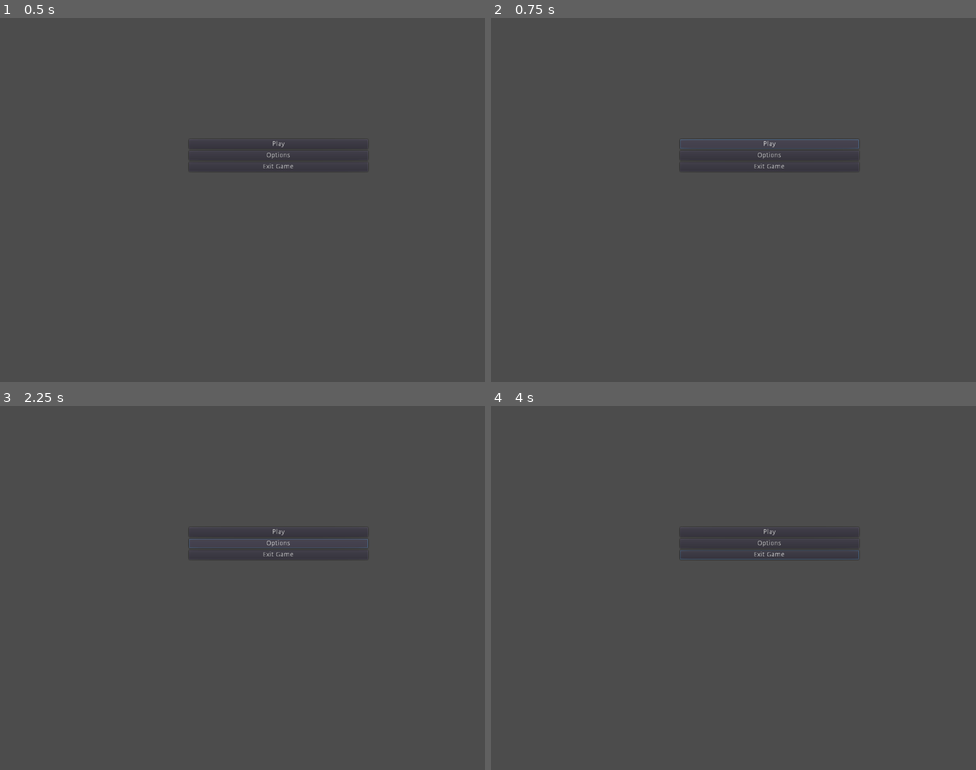
Above: before the commit, frames 1-4 (two rows, left to right).
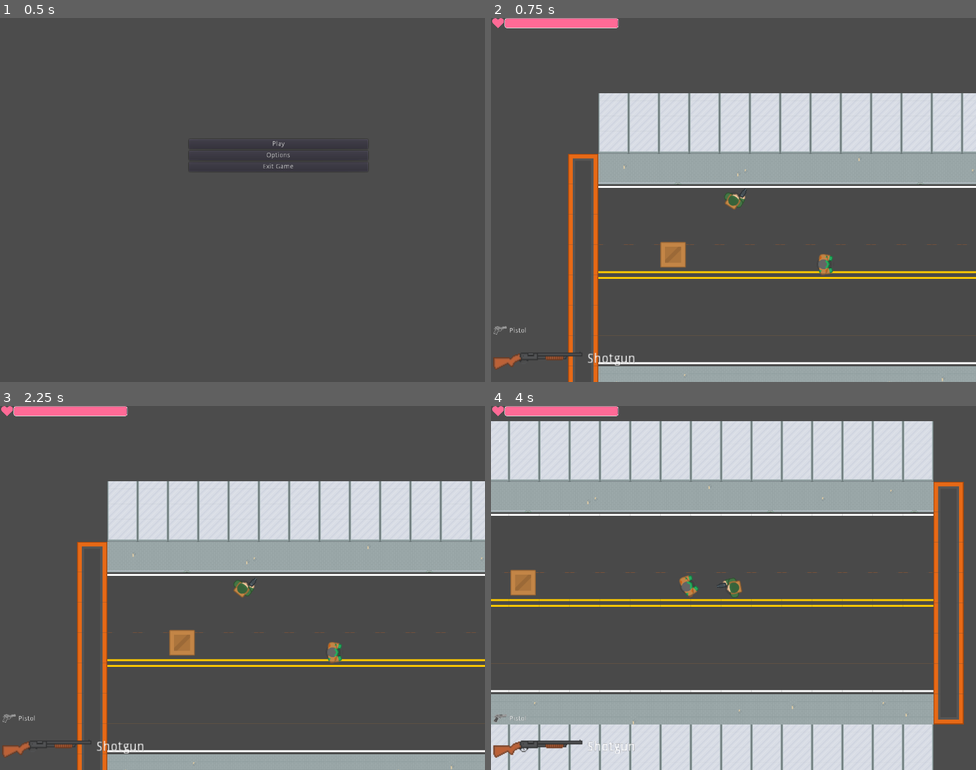
Above: after the commit, the same moments.

Repository: sindre0830/YAZG
Game: Godot game, scene res://Menu/MainMenu.tscn
Same seed, same stepped clock (60 frames per second), same inputs: the game is played once before the commit and once after it.
Inputs (mouse positions are in pixels of both pictures, inside the frame that each line leads up to):
- Up to frame 1 (0.5 s): no input
- Up to frame 2 (0.75 s): click "Play" at 0.5 s
- Up to frame 3 (2.25 s): click (276, 533) at 1.25 s, where only the run before the commit has a clickable "Play"; click (276, 544) at 2 s, where only the run before the commit has a clickable "Options"
- Up to frame 4 (4 s): move the mouse to (840, 569) at 2.77 s; hold Right (ui_right) 2.78-3.53 s; move the mouse to (636, 606) at 3.52 s; hold Down (ui_down) from 3.53 s (still down)

Frame 1 is identical in both runs. In frame 2, 28% of the frame differs, in the area x 0-100%, y 0-100%; in frame 3, 28%; in frame 4, 47%, in the area x 0-98%, y 0-100%.
Error before the commit: Assertion failed. (res://Menu/MainMenu.gd:5)

Commit message:
Removed bad dependencies

Diff:
--- a/Source/World/World.tscn
+++ b/Source/World/World.tscn
@@ -1,11 +1,10 @@
-[gd_scene load_steps=7 format=2]
+[gd_scene load_steps=6 format=2]
 
 [ext_resource path="res://Actor/Player/Player.tscn" type="PackedScene" id=1]
 [ext_resource path="res://TileMap/64xTileset.tres" type="TileSet" id=2]
 [ext_resource path="res://TileMap/16xTileset.tres" type="TileSet" id=3]
 [ext_resource path="res://Actor/Zombie/Zombie.tscn" type="PackedScene" id=4]
 [ext_resource path="res://Breakable/Box.tscn" type="PackedScene" id=5]
-[ext_resource path="res://Breakable/Chest.tscn" type="PackedScene" id=6]
 
 [node name="World" type="Node2D"]
 
@@ -25,12 +24,6 @@
 collision_layer = 4
 collision_mask = 23
 
-[node name="Chest" parent="." instance=ExtResource( 6 )]
-position = Vector2( 233.345, 463.862 )
-collision_layer = 8
-collision_mask = 23
-max_health = 100.0
-
 [node name="Player" parent="." instance=ExtResource( 1 )]
 position = Vector2( 285.393, 225.702 )
 collision_mask = 29
